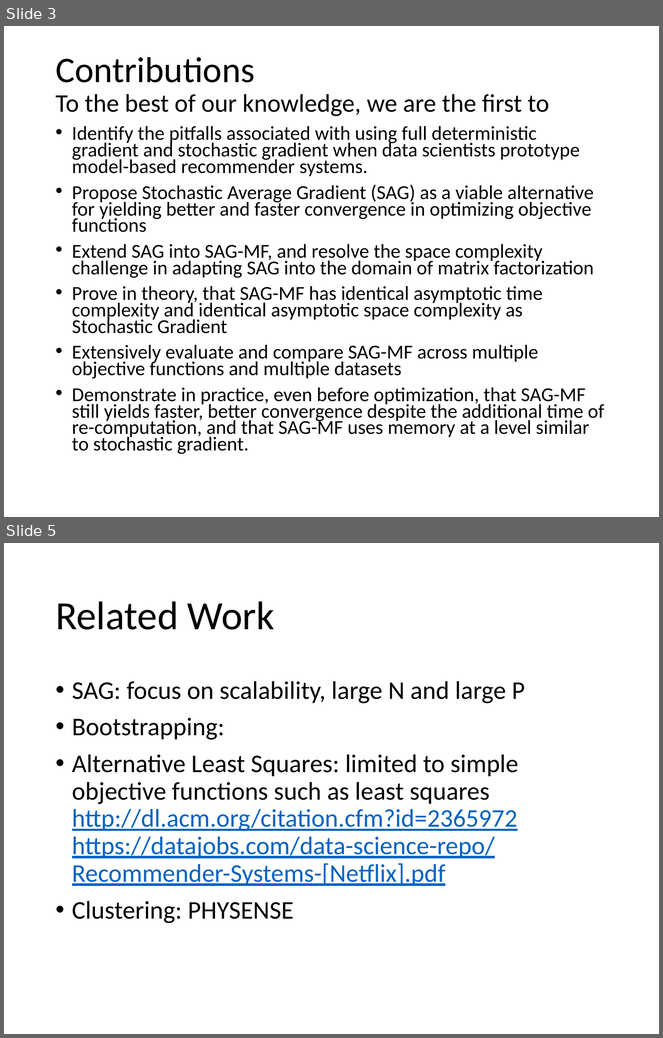
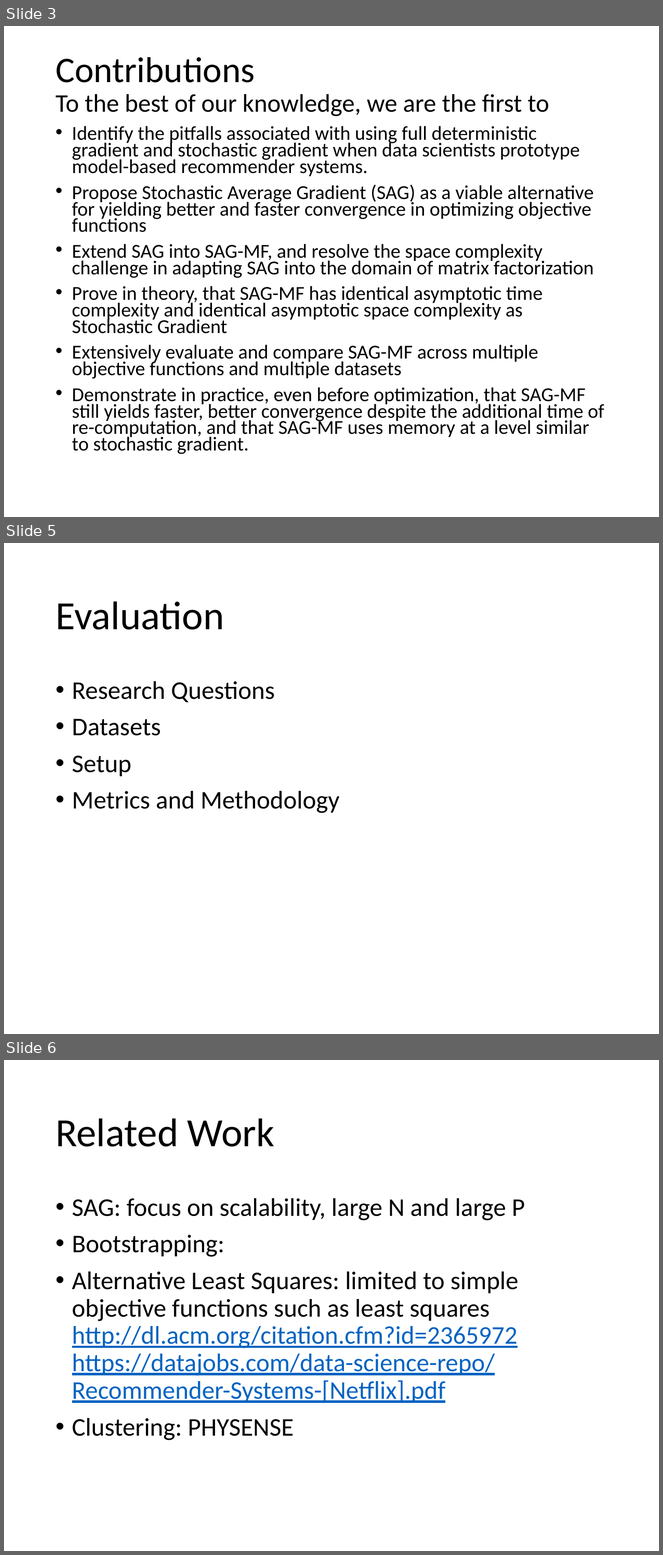
Before and after one commit to jamestklo/MatrixFactorizationMatlab, a slide deck: cs534L-SAGmfP.pptx. Shown one above the other, each under a label of ours: slides 3 and 5 before the commit, slides 3, 5 and 6 after it; the slides between them are not shown. The pictures are 663x1038 and 663x1555 pixels, drawn with LibreOffice and Linux fonts; fonts in the diff are those of the drawing. Boxes give left, top, right and bottom in pixels: in the first picture for what was removed or moved away, otherwise in the second. Text is boxed around its words. In the diff, an @@ line names an element or a change of style, - is before the commit and + after.

```diff
--- a/cs534L-SAGmfP.pptx
+++ b/cs534L-SAGmfP.pptx
@@ slide 5 added at [4, 543, 659, 1034], background #FFFFFF @@
@@ title added at [55, 601, 224, 630], 44 pt, text #000000 @@
+Evaluation
@@ text added at [72, 681, 339, 813], 28 pt, text #000000 @@
+• Research Questions
+• Datasets
+• Setup
+• Metrics and Methodology
@@ what was slide 5 is now slide 6 @@
```
Also in this commit, not shown: 1 slide changed, 2 other files.
